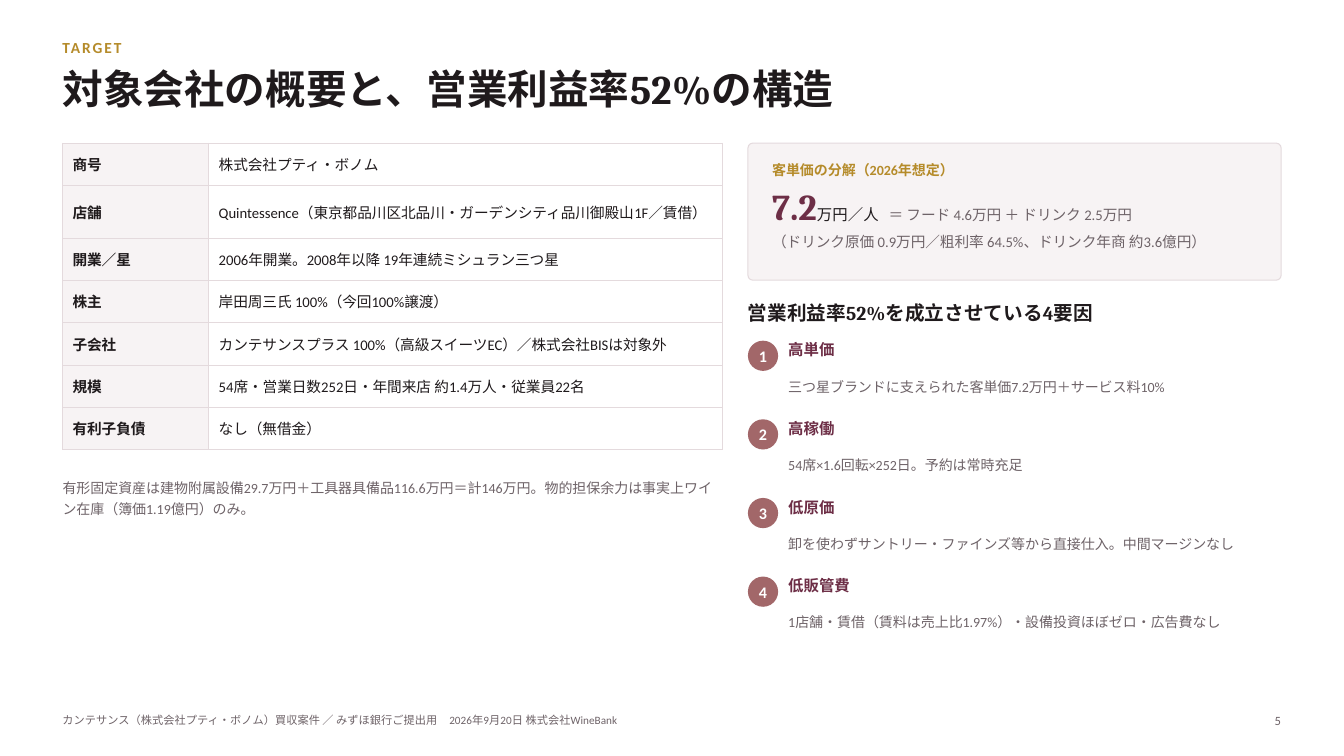
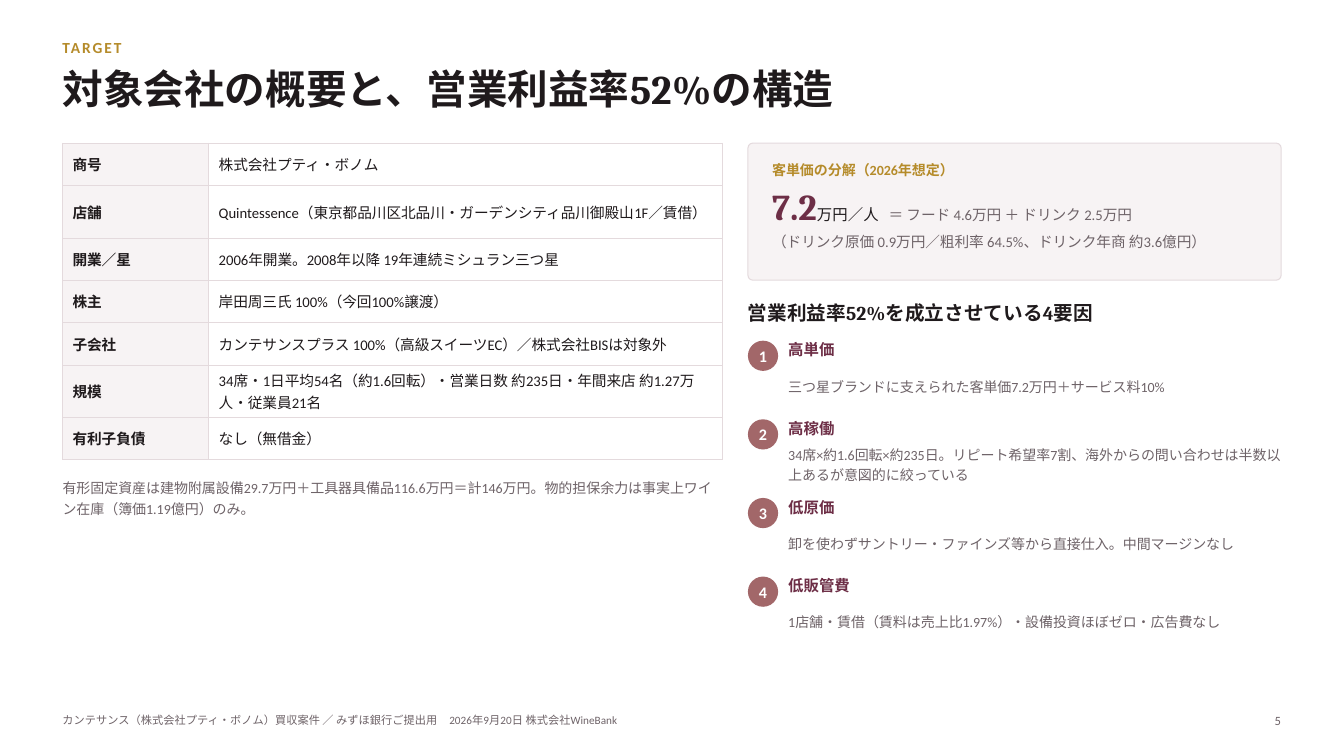
Before and after one commit to nakano-winebank/wine-auction, a slide deck: slide 5 of M&A/カンテサンス/カンテサンス_銀行ご提出用資料.pptx. Drawn at 1344x756 pixels with LibreOffice and Linux fonts; fonts in the diff are those of the drawing. Boxes give left, top, right and bottom in pixels: in the first picture for what was removed or moved away, otherwise in the second. Text is boxed around its words. In the diff, an @@ line names an element or a change of style, - is before the commit and + after.

```diff
--- a/M&A/カンテサンス/カンテサンス_銀行ご提出用資料.pptx
+++ b/M&A/カンテサンス/カンテサンス_銀行ご提出用資料.pptx
@@ table at (63,143,723,450) @@
-row 6, column 2: 54席・営業日数252日・年間来店 約1.4万人・従業員22名
+row 6, column 2: 34席・1日平均54名（約1.6回転）・営業日数 約235日・年間来店 約1.27万人・従業員21名
@@ text at (788,448,1280,481): text changed @@
-54席×1.6回転×252日。予約は常時充足
+34席×約1.6回転×約235日。リピート希望率7割、海外からの問い合わせは半数以上あるが意図的に絞っている
```
Also in this commit, not shown: 2 other slides changed, 4 other files.
